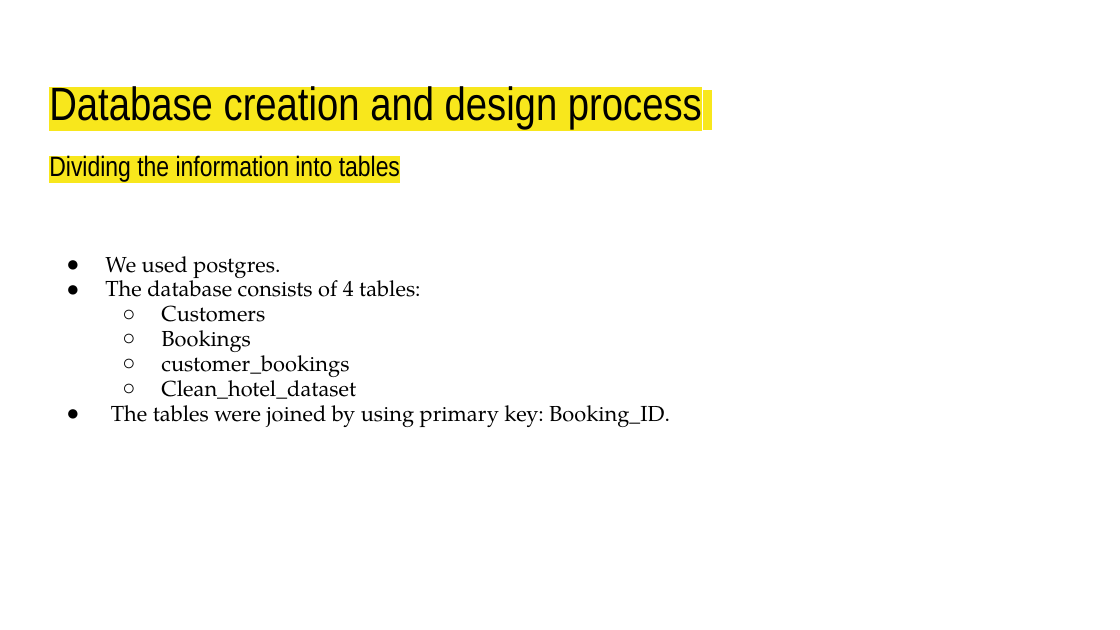
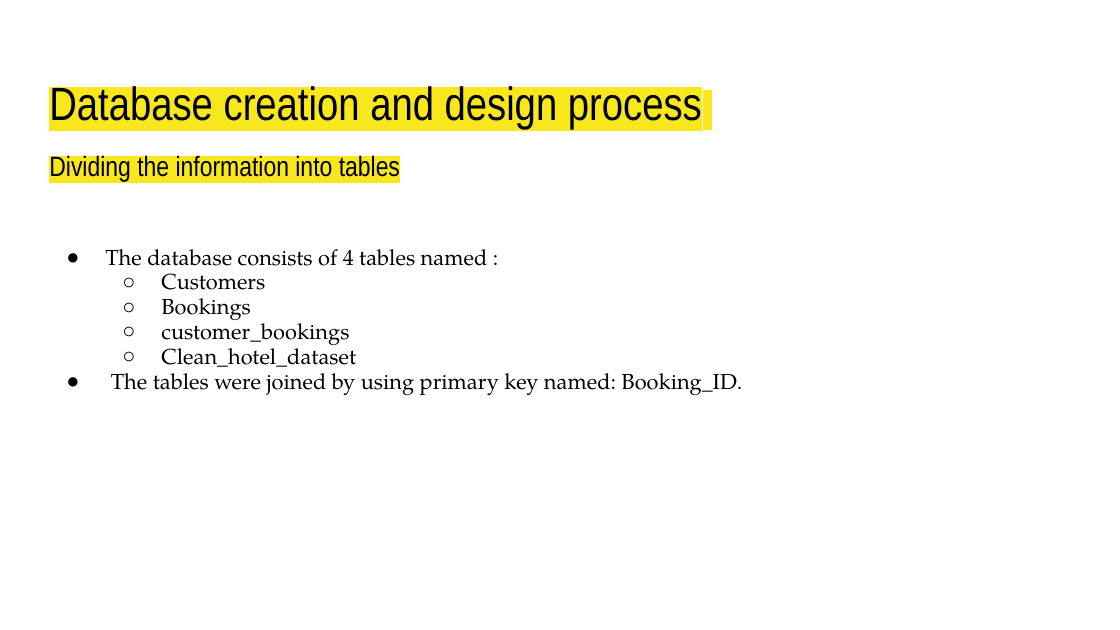
Before and after one commit to domivillacis/Hotel_reservations_analysis, a slide deck: slide 22 of Hotel_Reservations.pptx (slide 18 before the commit). Drawn at 1120x630 pixels with LibreOffice and Linux fonts; fonts in the diff are those of the drawing. Boxes give left, top, right and bottom in pixels: in the first picture for what was removed or moved away, otherwise in the second. Text is boxed around its words. In the diff, an @@ line names an element or a change of style, - is before the commit and + after.

```diff
--- a/Hotel_Reservations.pptx
+++ b/Hotel_Reservations.pptx
@@ text at (105,249,488,274): text changed @@
-● We used postgres.
-● The database consists of 4 tables:
+● The database consists of 4 tables named :
@@ text at (111,366,742,395): text changed @@
-● The tables were joined by using primary key: Booking_ID.
+● The tables were joined by using primary key named: Booking_ID.
```
Also in this commit, not shown: 26 other slides changed, 8 slides added, 2 slides removed.
